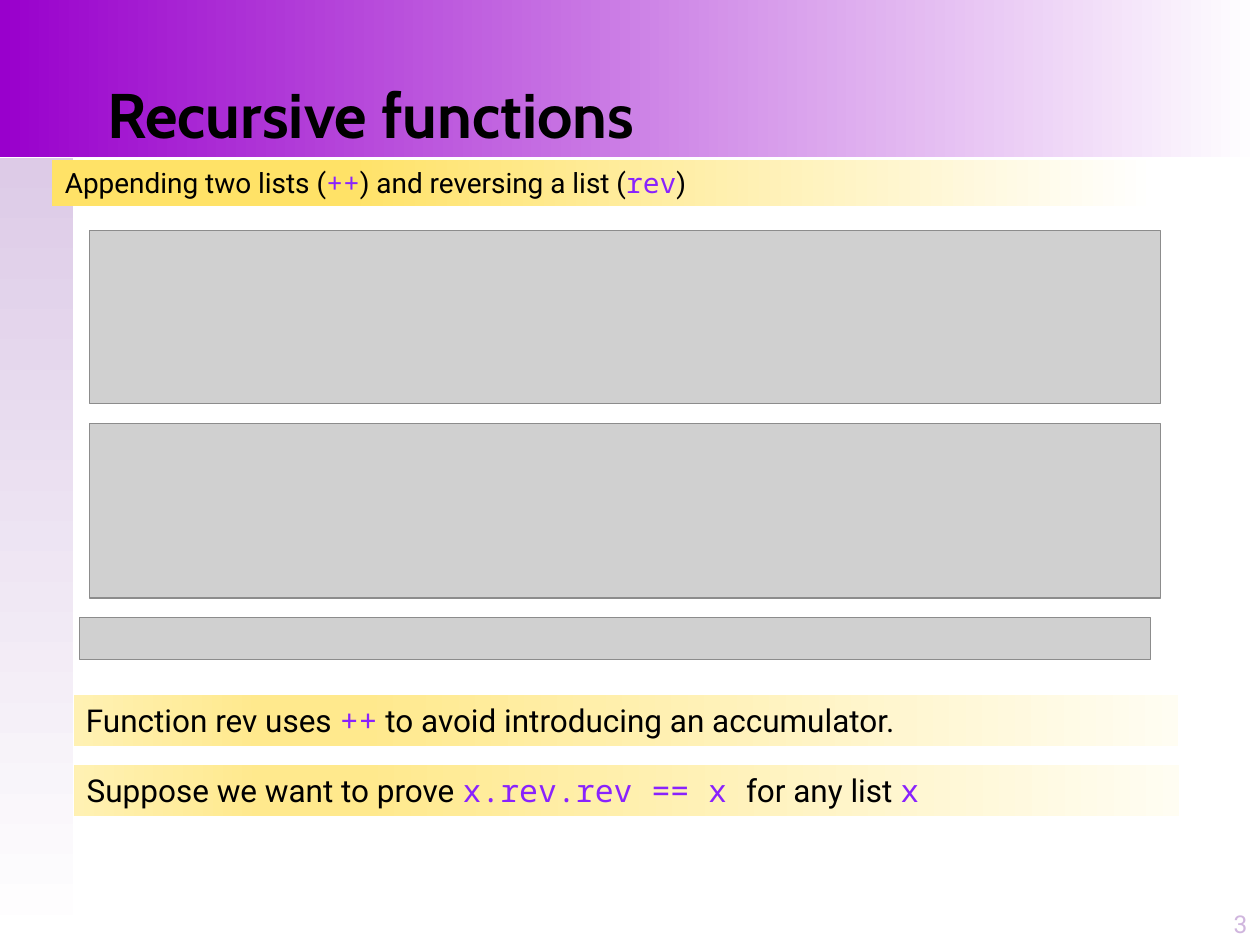
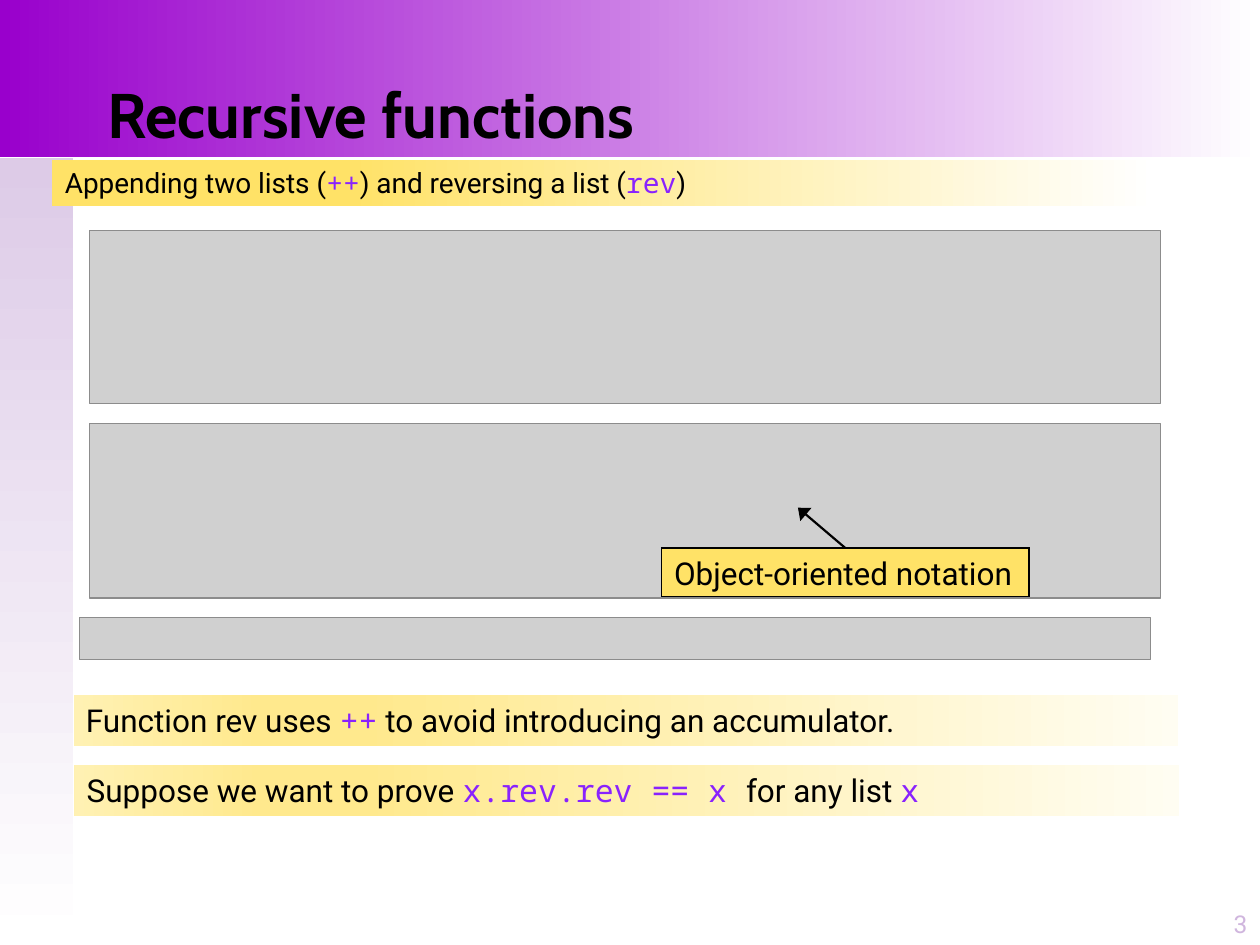
Before and after one commit to santoslab/stress24, a slide deck: slide 3 of slides/A-01-03-Proofs-Induction.pptx. Drawn at 1260x945 pixels with LibreOffice and Linux fonts; fonts in the diff are those of the drawing; grey boxes stand for pictures. Boxes give left, top, right and bottom in pixels: in the first picture for what was removed or moved away, otherwise in the second. Text is boxed around its words. In the diff, an @@ line names an element or a change of style, - is before the commit and + after.

```diff
--- a/slides/A-01-03-Proofs-Induction.pptx
+++ b/slides/A-01-03-Proofs-Induction.pptx
@@ arrow added from (845, 548) to (798, 508), #000000 1.25 pt @@
@@ rectangle added at <box>662,548,1029,597</box>, fill #FFE267, outline #000000 0.75 pt, 18 pt, text #000000 @@
+Object-oriented notation
```
Also in this commit, not shown: 3 other slides changed, 7 other files.
